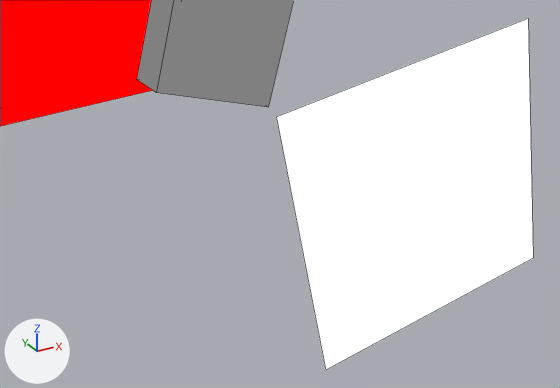
What one commit did to the Blender file assets-source/blender/motion/styracosaurus-dance.blend.
The view is the same before and after, from a 50 mm camera at (53.58, -33.48, 19.2) aimed at (55.87, -29.3, 17.11). Arrows for +X, +Y and +Z are at lower left; the lights stay in place. The first picture is the older version. Mesh edges are drawn as thin lines.

The first picture shows 'DinoTycoon_Motion_styracosaurus_dance_beak', 'DinoTycoon_Motion_styracosaurus_dance_eye', 'DinoTycoon_Motion_styracosaurus_dance_face'.
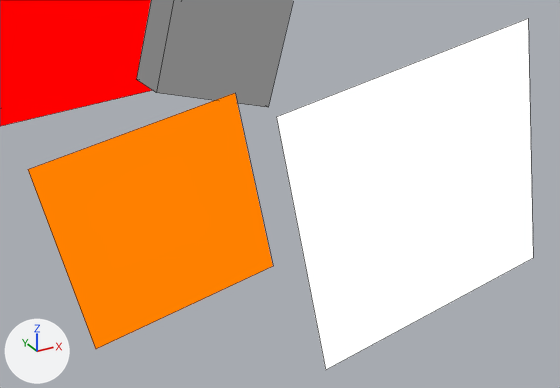
Where the change shows, as pixel boxes [x1, y1, x2, y2] in the pictures (560 x 388 px):
'DinoTycoon_Motion_styracosaurus_dance_eye_white', added (orange)
    after: [28, 93, 273, 349]

The change, as a list of edits to the scene's bpy script:
```text
Add mat_dinotycoon_role_y:
    mat_dinotycoon_role_y = emission_material('DinoTycoon_Role_Y')
    mat_dinotycoon_role_y.base_color = (1.0, 0.216, 0.0)  # orange #ff8000
Add me_dinotycoon_motion_styracosaurus_dance_sample_eye_white:
    me_dinotycoon_motion_styracosaurus_dance_sample_eye_white.from_pydata([(54.33, -29.0, 17.48), (55.7, -29.0, 17.76), (55.98, -29.0, 16.39), (54.61, -29.0, 16.11), (54.33, -29.0, 17.48), (55.7, -29.0, 17.76), (55.98, -29.0, 16.39), (54.61, -29.0, 16.11)], [], [(3, 2, 1, 0), (4, 5, 6, 7), (0, 1, 5, 4), (1, 2, 6, 5), (2, 3, 7, 6), (3, 0, 4, 7)])
    me_dinotycoon_motion_styracosaurus_dance_sample_eye_white.materials.append(mat_dinotycoon_role_y)  # orange #ff8000
Add ob_dinotycoon_motion_styracosaurus_dance_eye_white:
    ob_dinotycoon_motion_styracosaurus_dance_eye_white = bpy.data.objects.new('DinoTycoon_Motion_styracosaurus_dance_eye_white', me_dinotycoon_motion_styracosaurus_dance_sample_eye_white)
    ob_dinotycoon_motion_styracosaurus_dance_eye_white.location = (0.0, 0.0, 0.0)
```
